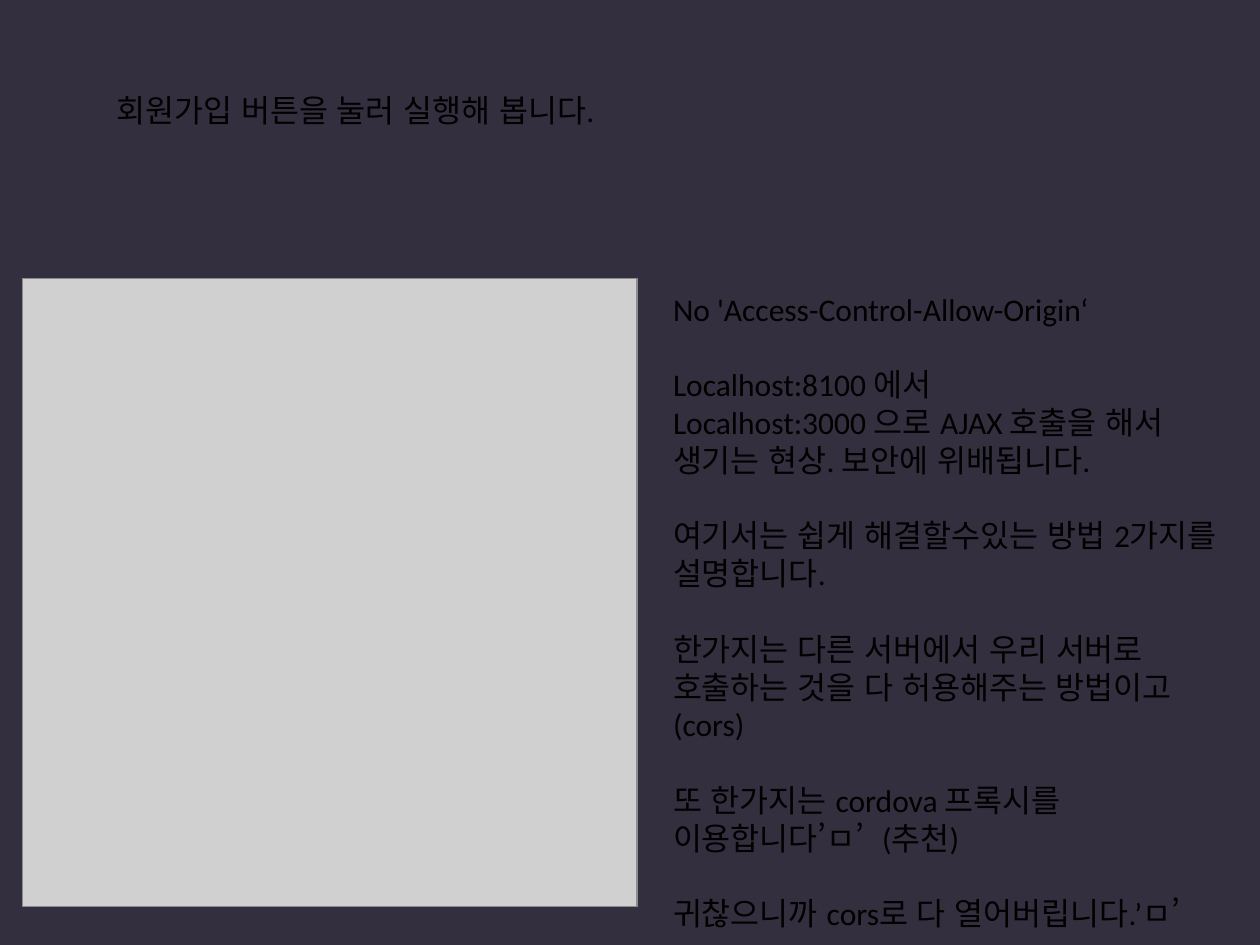
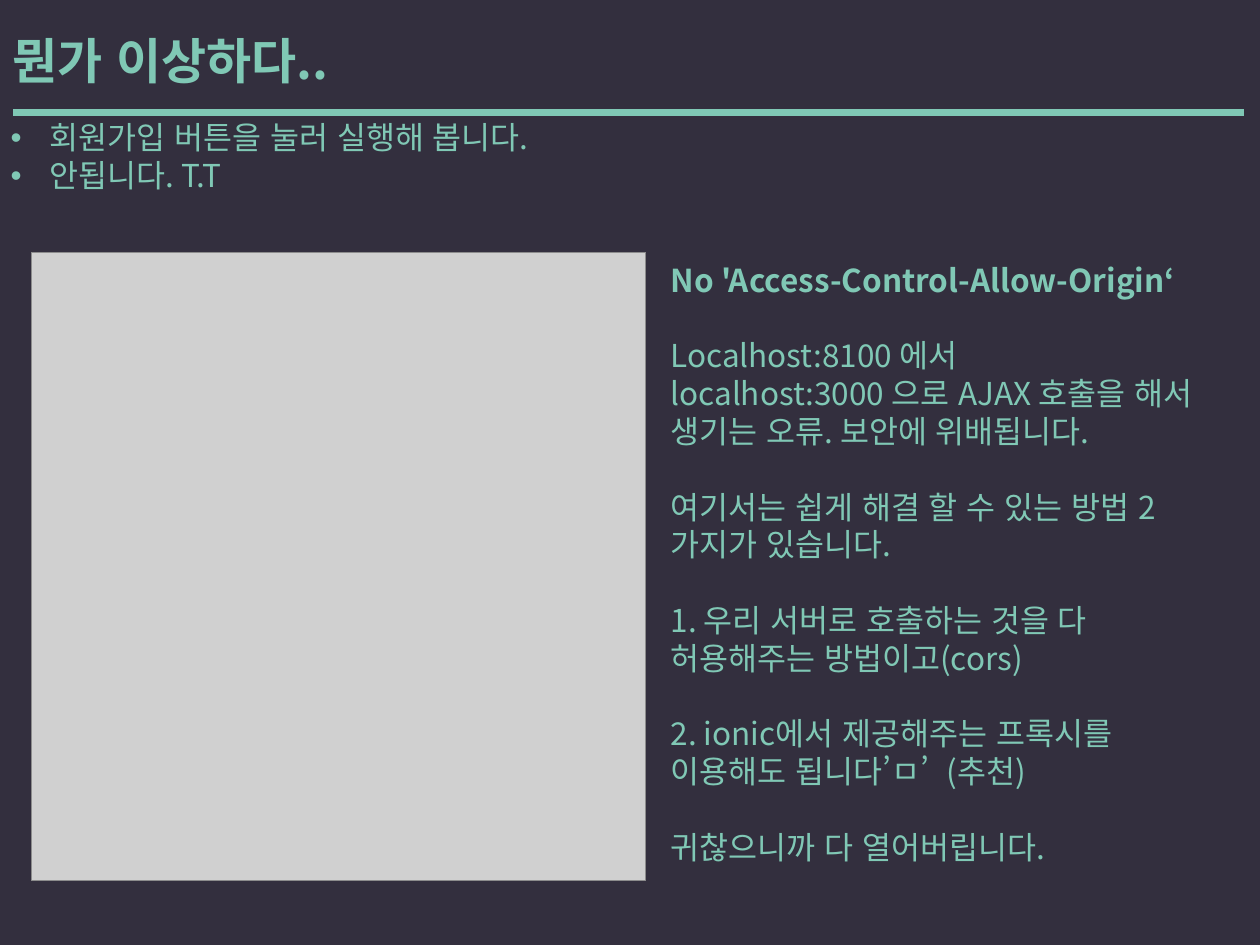
Before and after one commit to yysstory/mozzi, a slide deck: slide 55 of DOCS/1.pptx. Drawn at 1260x945 pixels with LibreOffice and Linux fonts; fonts in the diff are those of the drawing; grey boxes stand for pictures. Boxes give left, top, right and bottom in pixels: in the first picture for what was removed or moved away, otherwise in the second. Text is boxed around its words. In the diff, an @@ line names an element or a change of style, - is before the commit and + after.

```diff
--- a/DOCS/1.pptx
+++ b/DOCS/1.pptx
@@ text added at (x1=12, y1=38, x2=328, y2=84), 28 pt, text #80C8B5, bold @@
+뭔가 이상하다..
@@ text "회원가입 버튼을 눌러 실행해 봅니다." moved from (x1=116, y1=96, x2=594, y2=124) to (x1=50, y1=123, x2=529, y2=190) @@
@@ line added from (16, 112) to (1240, 112), #80C8B5 4 pt @@
@@ text at (x1=50, y1=123, x2=529, y2=152): font Calibri to Noto Sans CJK KR, text colour #000000 to #80C8B5 in "회원가입 버튼을 눌러 실행해 봅니다."; bullet none to • @@
@@ text at (x1=50, y1=161, x2=221, y2=190): paragraph added @@
+• 안됩니다. T.T
@@ picture moved from (x1=23, y1=278, x2=638, y2=907) to (x1=32, y1=252, x2=646, y2=881) @@
@@ text "No 'Access-Control-Allow-Origin‘" moved from (x1=673, y1=299, x2=1217, y2=927) to (x1=671, y1=266, x2=1192, y2=862) @@
@@ text at (x1=671, y1=266, x2=1175, y2=370): font Calibri to Noto Sans CJK KR, text colour #000000 to #80C8B5 in "No 'Access-Control-Allow-Origin‘", "Localhost:8100 에서"; bold on in "No 'Access-Control-Allow-Origin‘" @@
@@ text at (x1=671, y1=379, x2=1192, y2=862): text changed; font Calibri to Noto Sans CJK KR; text colour #000000 to #80C8B5 @@
-Localhost:3000 으로 AJAX 호출을 해서 생기는 현상. 보안에 위배됩니다.
-여기서는 쉽게 해결할수있는 방법 2가지를 설명합니다.
-한가지는 다른 서버에서 우리 서버로 호출하는 것을 다 허용해주는 방법이고(cors)
-또 한가지는 cordova 프록시를 이용합니다’ㅁ’ (추천)
-귀찮으니까 cors로 다 열어버립니다.’ㅁ’
+localhost:3000 으로 AJAX 호출을 해서 생기는 오류. 보안에 위배됩니다.
+여기서는 쉽게 해결 할 수 있는 방법 2가지가 있습니다.
+1. 우리 서버로 호출하는 것을 다 허용해주는 방법이고(cors)
+2. ionic에서 제공해주는 프록시를 이용해도 됩니다’ㅁ’ (추천)
+귀찮으니까 다 열어버립니다.
```
Also in this commit, not shown: 43 other slides changed, 7 slides added, 8 slides removed.
